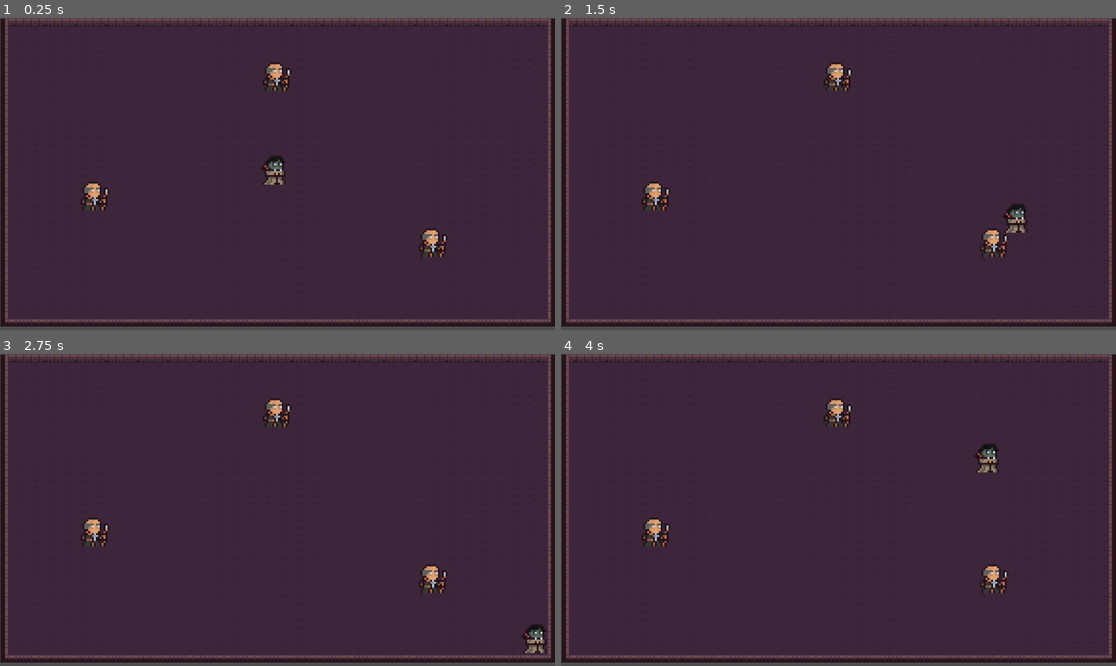
Above: before the commit, frames 1-4 (two rows, left to right).
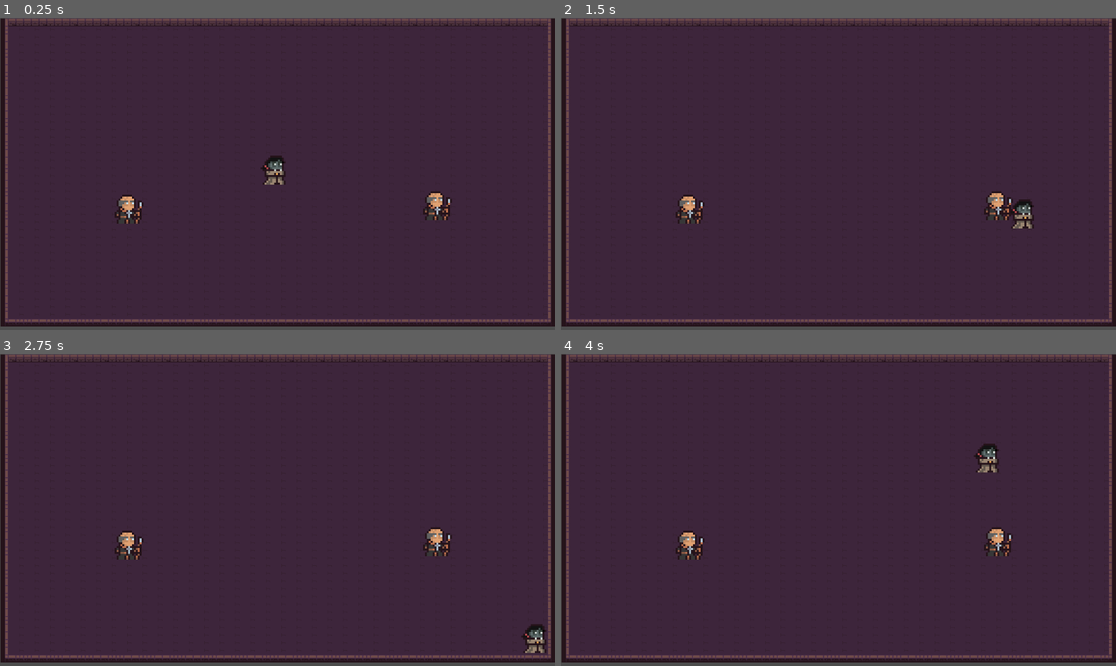
Above: after the commit, the same moments.

Repository: Unnamed-Roguelike-Game/Game
Game: Godot game, scene res://Game.tscn
Two runs of this game, one before a commit and one after it. Both use one fixed random seed, a clock stepped at 60 frames per second and the inputs below.
Inputs:
- Up to frame 1 (0.25 s): no input
- Up to frame 2 (1.5 s): tap Enter at 0.5 s; hold D (right) 0.53-1.28 s; hold S (down) from 1.28 s (still down)
- Up to frame 3 (2.75 s): release S (down) at 2.03 s; hold D (right) from 2.03 s (still down)
- Up to frame 4 (4 s): tap Space at 2.75 s; release D (right) at 2.78 s; hold W (up) 2.78-3.53 s; hold A (left) from 3.53 s (still down)

The runs differ from the first frame. In frame 1, 1.5% of the frame differs, in the area x 14-82%, y 14-77%; in frame 2, 1.8%, in the area x 14-86%, y 14-77%; in frame 3, 1.5%; in frame 4, 1.5%.
Error after the commit: Parse Error: Expected indented block after function declaration. (res://Enemy.gd:5)

Commit message:
Add Area2D for player detection to enemy

Diff:
--- a/Unnamed Roguelike Game/Enemy.gd
+++ b/Unnamed Roguelike Game/Enemy.gd
@@ -1,3 +1,5 @@
 extends CharacterBody2D
 
-@onready var player_node = $""
+@onready var player_node = $"../../Player"
+
+func _physics_process(delta):
--- a/Unnamed Roguelike Game/Enemy.tscn
+++ b/Unnamed Roguelike Game/Enemy.tscn
@@ -22,6 +22,9 @@
 "speed": 5.0
 }]
 
+[sub_resource type="CircleShape2D" id="CircleShape2D_78nih"]
+radius = 51.6551
+
 [node name="Enemy" type="CharacterBody2D"]
 scale = Vector2(4, 4)
 script = ExtResource("1_f6m8k")
@@ -31,3 +34,8 @@
 
 [node name="AnimatedSprite2D" type="AnimatedSprite2D" parent="."]
 sprite_frames = SubResource("SpriteFrames_gi8ww")
+
+[node name="Area2D" type="Area2D" parent="."]
+
+[node name="CollisionShape2D" type="CollisionShape2D" parent="Area2D"]
+shape = SubResource("CircleShape2D_78nih")
--- a/Unnamed Roguelike Game/Game.tscn
+++ b/Unnamed Roguelike Game/Game.tscn
@@ -11,14 +11,13 @@
 [node name="Player" parent="." instance=ExtResource("2_5qbtk")]
 position = Vector2(552, 317)
 
-[node name="Enemy" parent="." instance=ExtResource("3_j2fa5")]
-position = Vector2(178, 371)
+[node name="EnemyGroup" type="Node2D" parent="."]
+
+[node name="Enemy" parent="EnemyGroup" instance=ExtResource("3_j2fa5")]
+position = Vector2(249, 398)
+
+[node name="Enemy2" parent="EnemyGroup" instance=ExtResource("3_j2fa5")]
+position = Vector2(889, 391)
 
 [node name="Camera2D" type="Camera2D" parent="."]
 position = Vector2(559, 323)
-
-[node name="Enemy2" parent="." instance=ExtResource("3_j2fa5")]
-position = Vector2(880, 468)
-
-[node name="Enemy3" parent="." instance=ExtResource("3_j2fa5")]
-position = Vector2(556, 123)
Not shown: 1 places in Unnamed Roguelike Game/Enemy.tscn that only renumber resources
